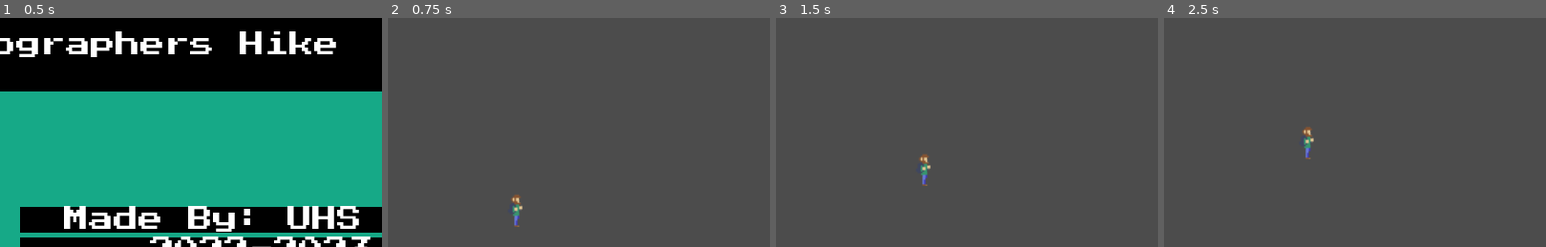
Above: before the commit, frames 1-4 (left to right).
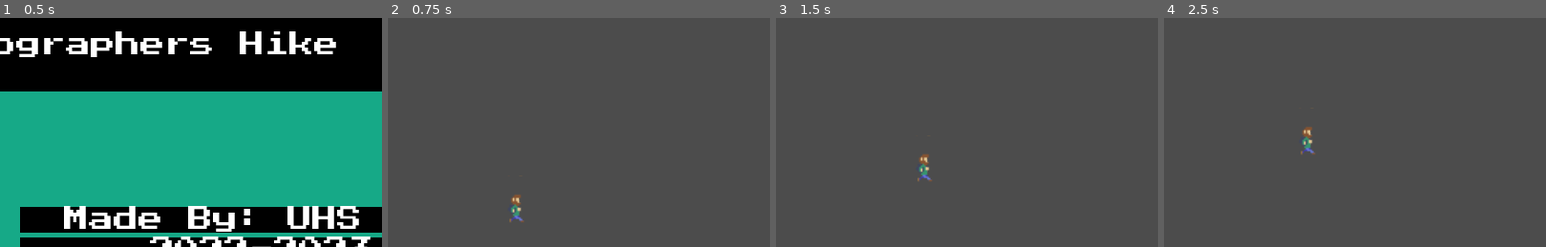
Above: after the commit, the same moments.

Repository: UHSGDC/Photographers-Hike
Game: Godot game, scene res://Game.tscn
Same seed, same stepped clock (60 frames per second), same inputs: the game is played once before the commit and once after it. The engine's default icon, where the game draws it, is replaced by a stand-in: a white triangle on a blue panel in a dark square.
Inputs (mouse positions are % of the whole screen's width and height, from its top left):
- Up to frame 1 (0.5 s): no input
- Up to frame 2 (0.75 s): click "Play" at 0.5 s
- Up to frame 3 (1.5 s): tap Enter at 1.25 s; move the mouse to (72, 45) at 1.27 s; hold D (right) from 1.28 s (still down); hold Space (jump) from 1.28 s (still down)
- Up to frame 4 (2.5 s): keep holding D (right); move the mouse to (30, 55) at 2.02 s; release Space (jump) at 2.03 s; tap Ctrl (interact) at 2.1 s; tap Space (jump) at 2.27, 2.3 s
The pictures show only the part of the screen within x 33-83%, y 46-96%; the shares and areas given below are measured in that part.

Frame 1 is identical in both runs. In frame 2, 0.2% of the frame differs, in the area x 31-36%, y 77-92%; in frame 3, 0.2%; in frame 4, 0.2%.

Commit message:
Coded up the player animation logic

Diff:
--- a/PhotographersHike/Player/PlatformingPlayer.gd
+++ b/PhotographersHike/Player/PlatformingPlayer.gd
@@ -63,12 +63,32 @@
 # I multiply things by delta so things move correctly no matter the frame rate
 func _physics_process(delta: float) -> void:
 
+
+
 	input()
 
 	# Pause player movement between rooms or when playing dialog
 	if !Global.room_pause and !Global.dialog_box.dialog_playing and !in_cutscene and !death_pause:
 		if !in_minigame:
 			move(delta)
+
+	animate()
+
+func animate() -> void:
+	if velocity.y < 0:
+		$AnimationPlayer.play("Jump")
+	elif !is_on_floor():
+		$AnimationPlayer.play("Fall")
+	elif abs(velocity.x) > 0.1:
+		$AnimationPlayer.play("Run")
+	else:
+		if $AnimationPlayer.current_animation == "Run":
+			$AnimationPlayer.play("Idle")
+		else:
+			$AnimationPlayer.queue("Idle")
+
+func print_jump() -> void:
+	print("jump")
 
 
 func move(delta: float) -> void:
--- a/PhotographersHike/Player/PlatformingPlayer.tscn
+++ b/PhotographersHike/Player/PlatformingPlayer.tscn
@@ -37,7 +37,7 @@
 tracks/0/imported = false
 tracks/0/enabled = true
 tracks/0/keys = {
-"times": PoolRealArray( 0, 0.2, 0.4, 1.8, 2, 3.6, 3.8, 3.9 ),
+"times": PoolRealArray( 0, 0.7, 0.9, 2.3, 2.5, 4, 4.2, 4.3 ),
 "transitions": PoolRealArray( 1, 1, 1, 1, 1, 1, 1, 1 ),
 "update": 1,
 "values": [ Vector2( 0, 4 ), Vector2( 1, 4 ), Vector2( 2, 4 ), Vector2( 3, 4 ), Vector2( 4, 4 ), Vector2( 5, 4 ), Vector2( 6, 4 ), Vector2( 7, 4 ) ]
@@ -53,10 +53,24 @@
 tracks/0/imported = false
 tracks/0/enabled = true
 tracks/0/keys = {
-"times": PoolRealArray( 0, 0.1, 0.2 ),
-"transitions": PoolRealArray( 1, 1, 1 ),
+"times": PoolRealArray( 0.1, 0.2 ),
+"transitions": PoolRealArray( 1, 1 ),
 "update": 1,
-"values": [ Vector2( 3, 1 ), Vector2( 4, 1 ), Vector2( 5, 1 ) ]
+"values": [ Vector2( 4, 1 ), Vector2( 5, 1 ) ]
+}
+tracks/1/type = "method"
+tracks/1/path = NodePath(".")
+tracks/1/interp = 1
+tracks/1/loop_wrap = true
+tracks/1/imported = false
+tracks/1/enabled = true
+tracks/1/keys = {
+"times": PoolRealArray( 0.2 ),
+"transitions": PoolRealArray( 1 ),
+"values": [ {
+"args": [  ],
+"method": "print_jump"
+} ]
 }
 
 [sub_resource type="Animation" id=3]
@@ -109,6 +123,7 @@
 texture = ExtResource( 1 )
 hframes = 18
 vframes = 6
+frame = 23
 
 [node name="CollisionShape2D" type="CollisionShape2D" parent="."]
 position = Vector2( 0, -1.49499 )
